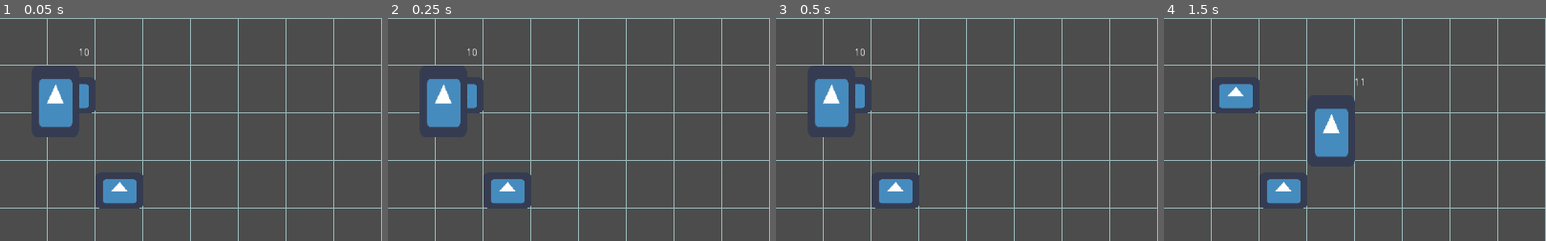
Above: before the commit, frames 1-4 (left to right).
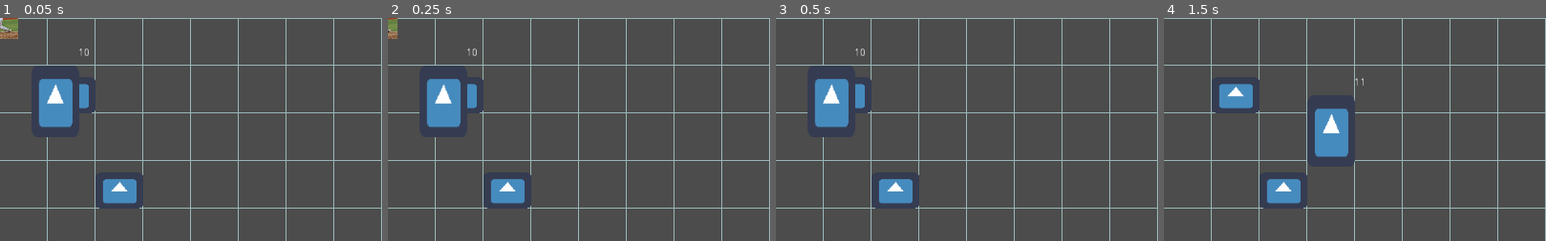
Above: after the commit, the same moments.

Repository: reidbhuntley/snowfort
Game: Godot game, scene res://Scenes/Main.tscn
Same seed, same stepped clock (60 frames per second), same inputs: the game is played once before the commit and once after it. The engine's default icon, where the game draws it, is replaced by a stand-in: a white triangle on a blue panel in a dark square.
Inputs (mouse positions are % of the whole screen's width and height, from its top left):
- Up to frame 1 (0.05 s): no input
- Up to frame 2 (0.25 s): no input
- Up to frame 3 (0.5 s): no input
- Up to frame 4 (1.5 s): move the mouse to (72, 45) at 0.52 s; hold D (move_right) 0.53-1.28 s; hold E (build_wall) 0.53-1.28 s; tap Space (ui_select) at 0.77 s; move the mouse to (30, 55) at 1.27 s; hold S (move_down) from 1.28 s (still down); tap E (build_wall) at 1.35 s
The pictures show only the part of the screen within x 0-50%, y 0-50%; the shares and areas given below are measured in that part.

The runs differ from the first frame. In frame 1, 0.4% of the frame differs, in the area x 0-5%, y 0-10%; in frame 2, 0.2%; in frame 3, nothing differs; in frame 4, nothing differs.

Commit message:
Some Basic Stuff

Diff:
--- a/Scenes/Main.tscn
+++ b/Scenes/Main.tscn
@@ -1,10 +1,11 @@
-[gd_scene load_steps=6 format=2]
+[gd_scene load_steps=7 format=2]
 
 [ext_resource path="res://Scenes/Player/Player.tscn" type="PackedScene" id=1]
 [ext_resource path="res://Scenes/Wall/Wall.tscn" type="PackedScene" id=2]
 [ext_resource path="res://Scenes/Grid/Grid.tscn" type="PackedScene" id=3]
 [ext_resource path="res://Scenes/EnemySpawner/EnemySpawner.tscn" type="PackedScene" id=4]
 [ext_resource path="res://Scenes/Mobs/RunningEnemy.tscn" type="PackedScene" id=5]
+[ext_resource path="res://Scenes/Mobs/ThrowingEnemy.tscn" type="PackedScene" id=6]
 
 [node name="Game" type="Node"]
 
@@ -36,4 +37,6 @@
 [node name="RunningEnemy" parent="Grid" instance=ExtResource( 5 )]
 position = Vector2( 868.776, 86.2499 )
 
+[node name="ThrowingEnemy" parent="Grid" instance=ExtResource( 6 )]
+
 [node name="EnemySpawner" parent="." instance=ExtResource( 4 )]
--- /dev/null
+++ b/Scenes/Mobs/ThrowingEnemy.tscn
@@ -0,0 +1,20 @@
+[gd_scene load_steps=3 format=2]
+
+[ext_resource path="res://Scenes/ThrowingEnemy.gd" type="Script" id=1]
+[ext_resource path="res://Scenes/Mobs/BaseballMan.jpg" type="Texture" id=2]
+
+[node name="ThrowingEnemy" type="KinematicBody2D"]
+script = ExtResource( 1 )
+__meta__ = {
+"_edit_group_": true
+}
+
+[node name="Sprite" type="Sprite" parent="."]
+scale = Vector2( 0.25, 0.25 )
+texture = ExtResource( 2 )
+
+[node name="CollisionShape2D" type="CollisionShape2D" parent="."]
+
+[node name="TimeBetweenThrows" type="Timer" parent="."]
+
+[node name="TimerForThrows" type="Timer" parent="."]
--- /dev/null
+++ b/Scenes/ThrowingEnemy.gd
@@ -0,0 +1,14 @@
+extends KinematicBody2D
+
+var speed  = 60
+var direction = Vector2(-1,0)
+
+func _ready():
+	pass
+
+func _physics_process(delta):
+	move_and_slide(speed*direction)
+
+func _on_Hitbox_hitbox_entered(projectile):
+	projectile.queue_free()
+	queue_free()
Binary file added: Scenes/Mobs/BaseballMan.jpg
Not shown, added: Scenes/Mobs/BaseballMan.jpg.import
